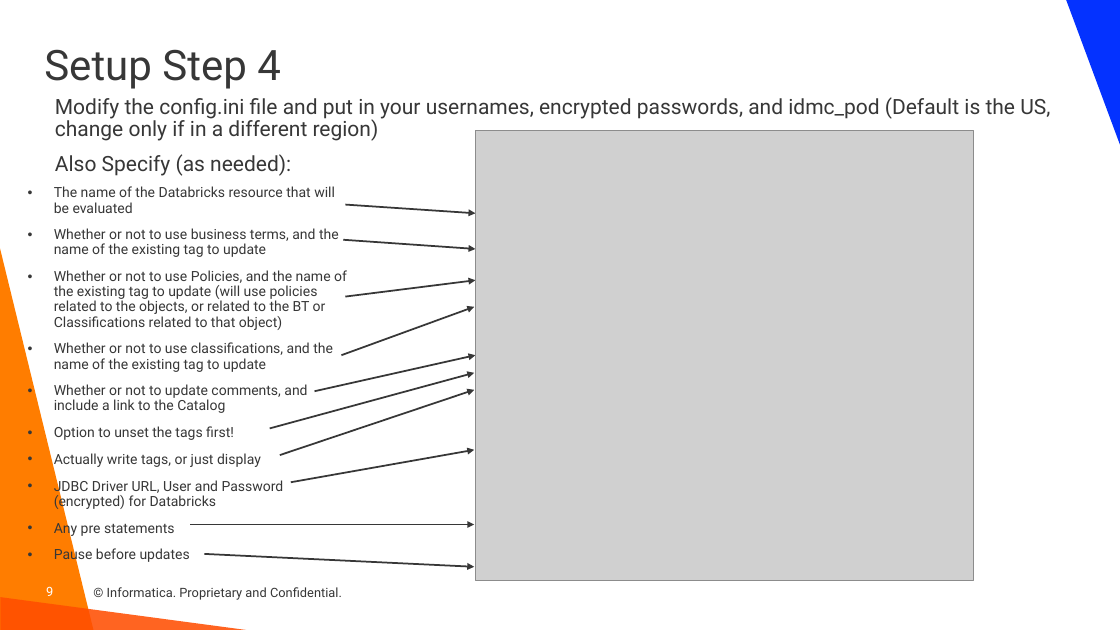
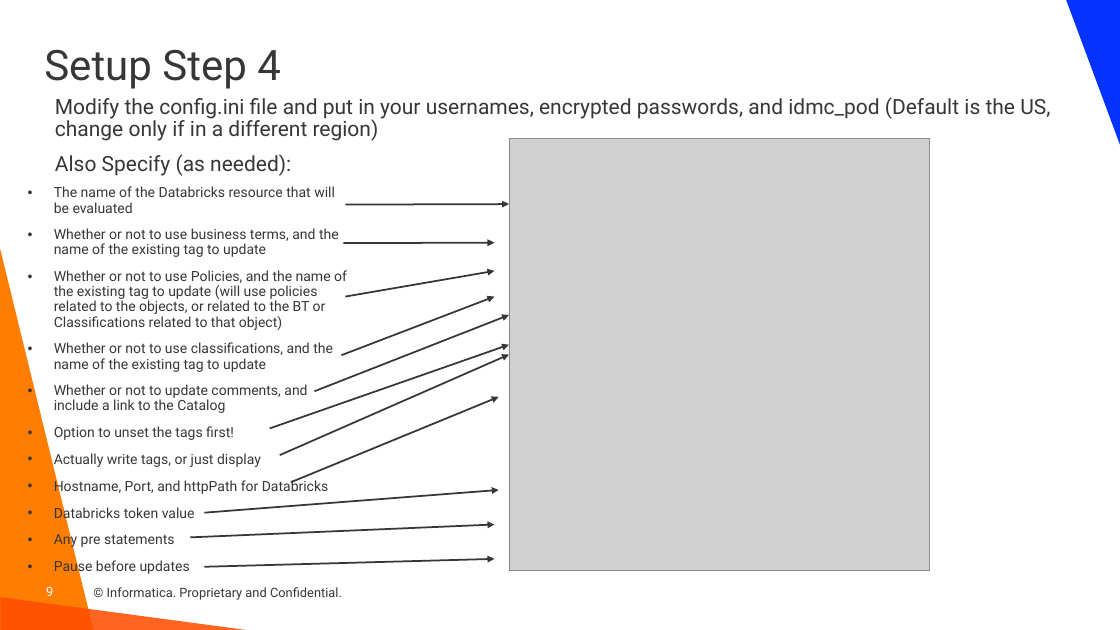
Before and after one commit to haystraw/Informatica_Databricks_Tag_Writer, a slide deck: slide 9 of CDGC Databricks Tag Writer.pptx. Drawn at 1120x630 pixels with LibreOffice and Linux fonts; fonts in the diff are those of the drawing; grey boxes stand for pictures; background and template pictures are left out. Boxes give left, top, right and bottom in pixels: in the first picture for what was removed or moved away, otherwise in the second. Text is boxed around its words. In the diff, an @@ line names an element or a change of style, - is before the commit and + after.

Commit message:
v20251114 Removing Java requirement. Now uses python lib to connect to Databricks

```diff
--- a/CDGC Databricks Tag Writer.pptx
+++ b/CDGC Databricks Tag Writer.pptx
@@ picture: place and size @@
-picture at (476,130,974,580)
+picture at (509,138,930,571)
@@ arrow moved from (345, 205) - (476, 213) to (345, 205) - (509, 204) @@
@@ arrow moved from (344, 239) - (476, 249) to (344, 243) - (494, 243) @@
@@ arrow moved from (341, 355) - (474, 307) to (341, 355) - (494, 297) @@
@@ arrow moved from (345, 297) - (476, 281) to (345, 297) - (494, 271) @@
@@ arrow moved from (314, 392) - (476, 355) to (314, 392) - (509, 315) @@
@@ arrow moved from (270, 429) - (474, 373) to (270, 429) - (509, 344) @@
@@ arrow moved from (280, 455) - (474, 390) to (280, 455) - (509, 355) @@
@@ arrow moved from (291, 482) - (474, 450) to (291, 482) - (498, 397) @@
@@ text at (54,478,329,521): text changed @@
-• JDBC Driver URL, User and Password (encrypted) for Databricks
+• Hostname, Port, and httpPath for Databricks
+• Databricks token value
@@ arrow added from (204, 513) to (498, 490), #373737 1.5 pt @@
@@ arrow moved from (190, 524) - (474, 524) to (190, 538) - (494, 524) @@
@@ arrow moved from (204, 554) - (474, 567) to (204, 567) - (494, 559) @@
```
Also in this commit, not shown: 1 slide removed, 3 other files.
